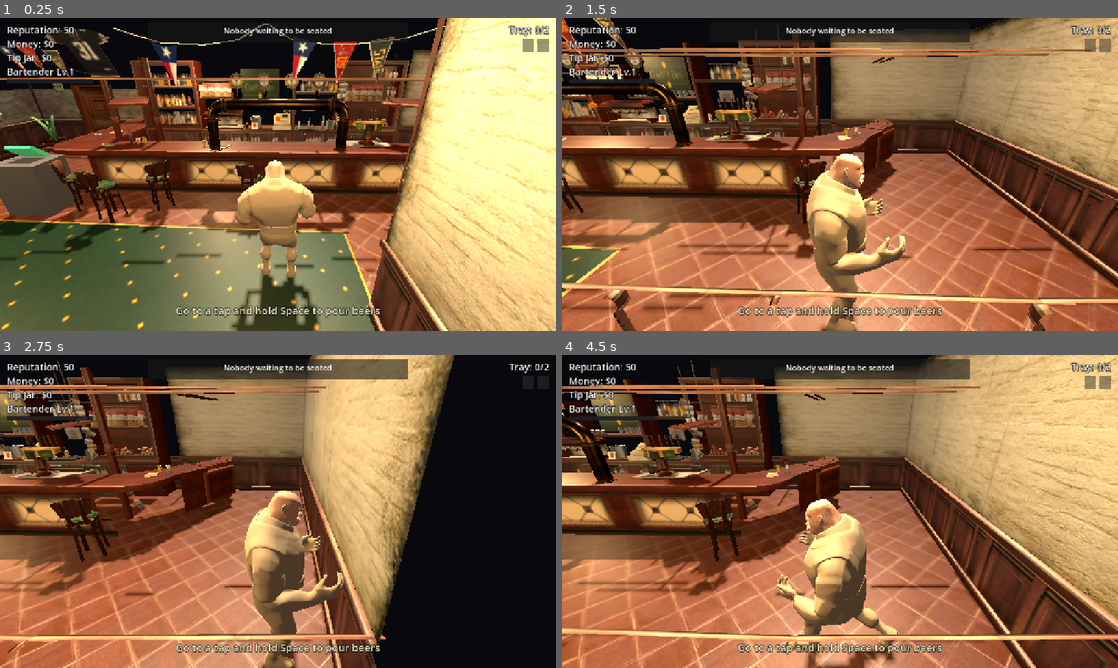
Above: before the commit, frames 1-4 (two rows, left to right).
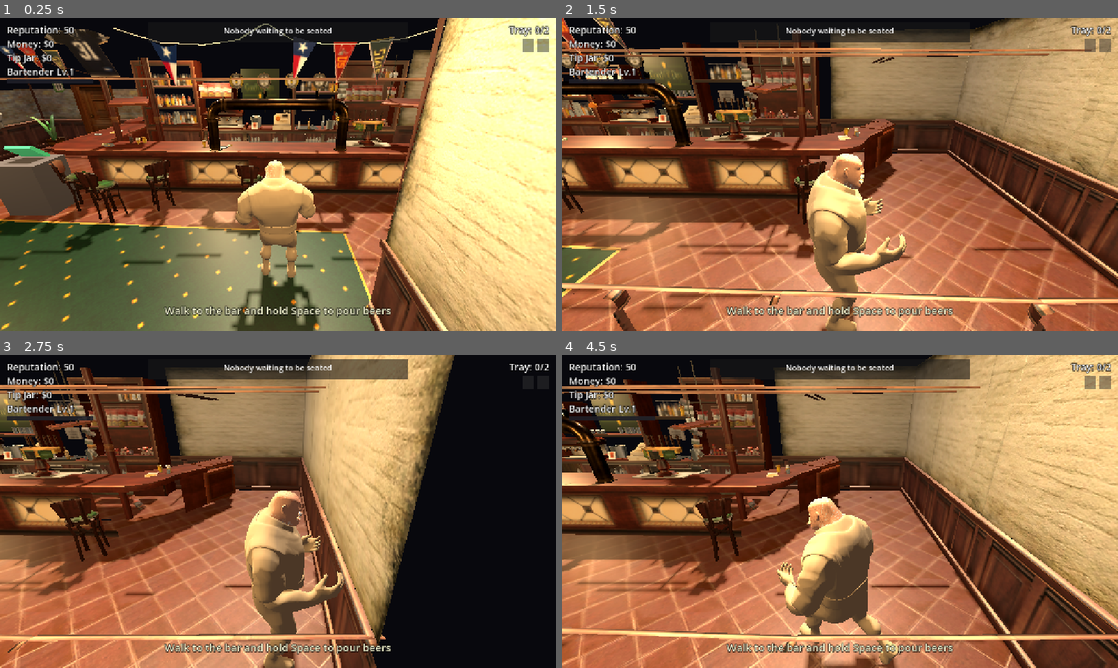
Above: after the commit, the same moments.

Repository: derrxb/puzzles
Game: Godot game, scene res://scenes/Main.tscn
The game is run twice, just before and just after one commit, with the same random seed, the same clock (stepped at 60 frames per second) and the same inputs.
Inputs (mouse positions are in pixels of both pictures, inside the frame that each line leads up to):
- Up to frame 1 (0.25 s): no input
- Up to frame 2 (1.5 s): tap Enter at 0.5 s; move the mouse to (962, 158) at 0.52 s; hold D (move_right) 0.53-1.25 s; hold Space (pour) 0.53-1.25 s; tap Q (dump) at 0.6 s; click (962, 158) at 0.67 s; drag from (728, 190) to (812, 237) at 1.27 s
- Up to frame 3 (2.75 s): move the mouse to (333, 442) at 2.02 s; hold D (move_right) from 2.03 s (still down); hold Space (pour) from 2.03 s (still down); tap Q (dump) at 2.1 s; click (333, 442) at 2.17 s
- Up to frame 4 (4.5 s): release D (move_right) at 2.75 s; release Space (pour) at 2.75 s; drag from (812, 574) to (673, 464) at 2.77 s; click "Table 1" at 3.5 s; move the mouse to (1006, 558) at 4.27 s; hold A (move_left) from 4.28 s (still down); hold Space (pour) from 4.28 s (still down); click (1006, 558) at 4.42 s

The runs differ from the first frame. In frame 1, 0.8% of the frame differs, in the area x 29-71%, y 91-96%; in frame 2, 1.0%; in frame 3, 0.8%; in frame 4, 5.0%, in the area x 29-71%, y 45-100%.

Commit message:
fix(mobile): gentler camera drag, clearer serve hints (POUR/DUMP), smoother turn
- Touch drag-to-orbit is slower + clamped per-step (was too fast/glitchy while walking)
- On-screen hints show POUR/DUMP (and how to serve a customer) instead of Space/Q on touch
- Slightly smoother character turn

Co-Authored-By: Claude Opus 4.8 <noreply@anthropic.com>

Diff:
--- a/bar-rush/scripts/player.gd
+++ b/bar-rush/scripts/player.gd
@@ -23,6 +23,7 @@
 @export var mouse_sensitivity: float = 0.0025   # radians of turn per pixel moved
 @export var third_person_distance: float = 2.6  # SpringArm length (zoomed in a bit)
 @export var camera_turn_speed: float = 2.2      # arrow-key camera orbit (rad/s)
+@export var touch_look_sensitivity: float = 0.0013  # phone drag-to-orbit (gentler than mouse)
 @export var interact_range: float = 3.0          # how far the look-raycast reaches
 const PITCH_LIMIT := 1.4                          # ~80 deg up/down
 
@@ -138,6 +139,9 @@
 var _bob_time := 0.0
 
 var _last_hint: String = ""
+# Button names used in the on-screen hints (phone shows the touch buttons, desktop the keys).
+var _hint_act := "Space"
+var _hint_dump := "Q"
 
 
 func _ready() -> void:
@@ -158,6 +162,9 @@
 	_pitch = -0.42                  # start angled down for a 3rd-person view
 	_head.rotation.x = _pitch
 	_set_view(true)
+	if DisplayServer.is_touchscreen_available():
+		_hint_act = "POUR"
+		_hint_dump = "DUMP"
 
 
 # Camera control without losing the cursor: HOLD RIGHT-MOUSE and drag to orbit (the
@@ -187,10 +194,15 @@
 		if _cam_touches.size() < 2:
 			_prev_pinch = 0.0
 	elif event is InputEventScreenDrag:
-		_cam_touches[event.index] = event.position
+		var sd := event as InputEventScreenDrag
+		_cam_touches[sd.index] = sd.position
 		if _cam_touches.size() == 1:
-			rotate_y(-event.relative.x * mouse_sensitivity)
-			_pitch = clampf(_pitch - event.relative.y * mouse_sensitivity, -1.3, 0.4)
+			# Gentler than the mouse, and clamp each step so a fast flick can't snap-spin
+			# (that was the "glitchy while walking" feeling).
+			var dx := clampf(-sd.relative.x * touch_look_sensitivity, -0.09, 0.09)
+			var dy := clampf(-sd.relative.y * touch_look_sensitivity, -0.09, 0.09)
+			rotate_y(dx)
+			_pitch = clampf(_pitch + dy, -1.3, 0.4)
 			_head.rotation.x = _pitch
 		elif _cam_touches.size() == 2:
 			var ks := _cam_touches.keys()
@@ -516,7 +528,7 @@
 	# is what makes movement read naturally instead of sliding sideways.
 	if _char != null and direction.length() > 0.1:
 		var target := atan2(direction.x, direction.z)
-		_char.global_rotation.y = lerp_angle(_char.global_rotation.y, target, clampf(delta * 12.0, 0.0, 1.0))
+		_char.global_rotation.y = lerp_angle(_char.global_rotation.y, target, clampf(delta * 8.0, 0.0, 1.0))
 
 
 # ------------------------------------------------------------------------------
@@ -849,11 +861,11 @@
 	if at_register and gm != null and gm.register_active():
 		match gm.register_method():
 			Globals.PayMethod.CASH:
-				hint = "Cash: press 1 / 5 / 0 for $1 / $5 / $10 (Backspace resets), then Space to give"
+				hint = "Cash: make the change on the buttons, then %s to give" % _hint_act
 			Globals.PayMethod.CARD:
-				hint = "Card: type the total on the number keys, then hold Space to swipe"
+				hint = "Card: enter the total, then HOLD %s to swipe" % _hint_act
 			Globals.PayMethod.LINE:
-				hint = "LINE Pay: press Space to scan their QR code"
+				hint = "LINE Pay: press %s to scan their QR code" % _hint_act
 		if hint != _last_hint:
 			_last_hint = hint
 			var ui0 := get_tree().get_first_node_in_group("ui")
@@ -865,26 +877,26 @@
 
 	if customer != null and _find_tray_glass(customer.get_order()) != -1:
 		# Something we can hand over is right here -- serving takes priority.
-		hint = "Press Space to serve their %s" % Globals.name_for(customer.get_order())
+		hint = "Press %s to serve their %s" % [_hint_act, Globals.name_for(customer.get_order())]
 	elif _beer_type != -1:
 		# We're filling a glass.
 		if _ruined:
-			hint = "Spilled! Ease off the pour -- or press Q to toss it"
+			hint = "Spilled! Ease off the pour -- or press %s to toss it" % _hint_dump
 		elif _is_perfect():
 			hint = "Perfect pour! let go -- it trays up on its own"
 		else:
-			hint = "Hold Space to fill, then ease off and let the foam settle into the green"
+			hint = "Hold %s to fill, then ease off and let the foam settle into the green" % _hint_act
 	elif near_tap:
 		if tray_count >= _capacity():
 			hint = "Tray full (%d) -- go serve some beers" % tray_count
 		else:
-			hint = "Hold Space to pour a %s" % Globals.name_for(tap["type"])
+			hint = "Hold %s to pour a %s" % [_hint_act, Globals.name_for(tap["type"])]
 	elif customer != null:
-		hint = "They want a %s -- none on your tray (Q to dump a wrong one)" % Globals.name_for(customer.get_order())
+		hint = "They want a %s -- none on your tray (%s dumps a wrong one)" % [Globals.name_for(customer.get_order()), _hint_dump]
 	elif tray_count == 0:
-		hint = "Go to a tap and hold Space to pour beers"
+		hint = "Walk to the bar and hold %s to pour beers" % _hint_act
 	else:
-		hint = "Carrying %d beer(s) -- serve them (Q dumps a wrong beer)" % tray_count
+		hint = "Carrying %d beer(s) -- walk to a customer and press %s to serve" % [tray_count, _hint_act]
 
 	if hint != _last_hint:
 		_last_hint = hint
Not shown, changed: docs/index.pck
